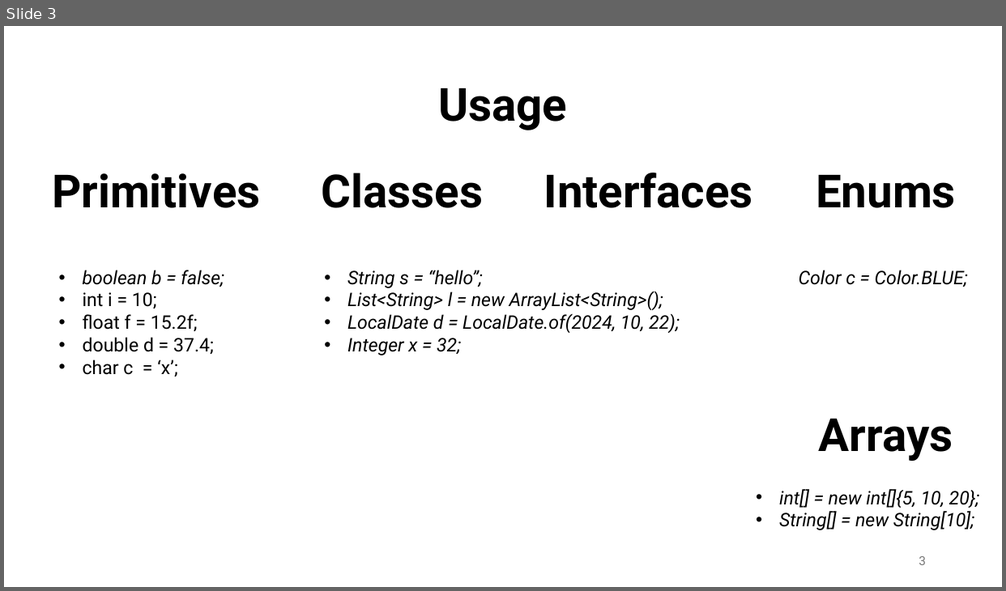
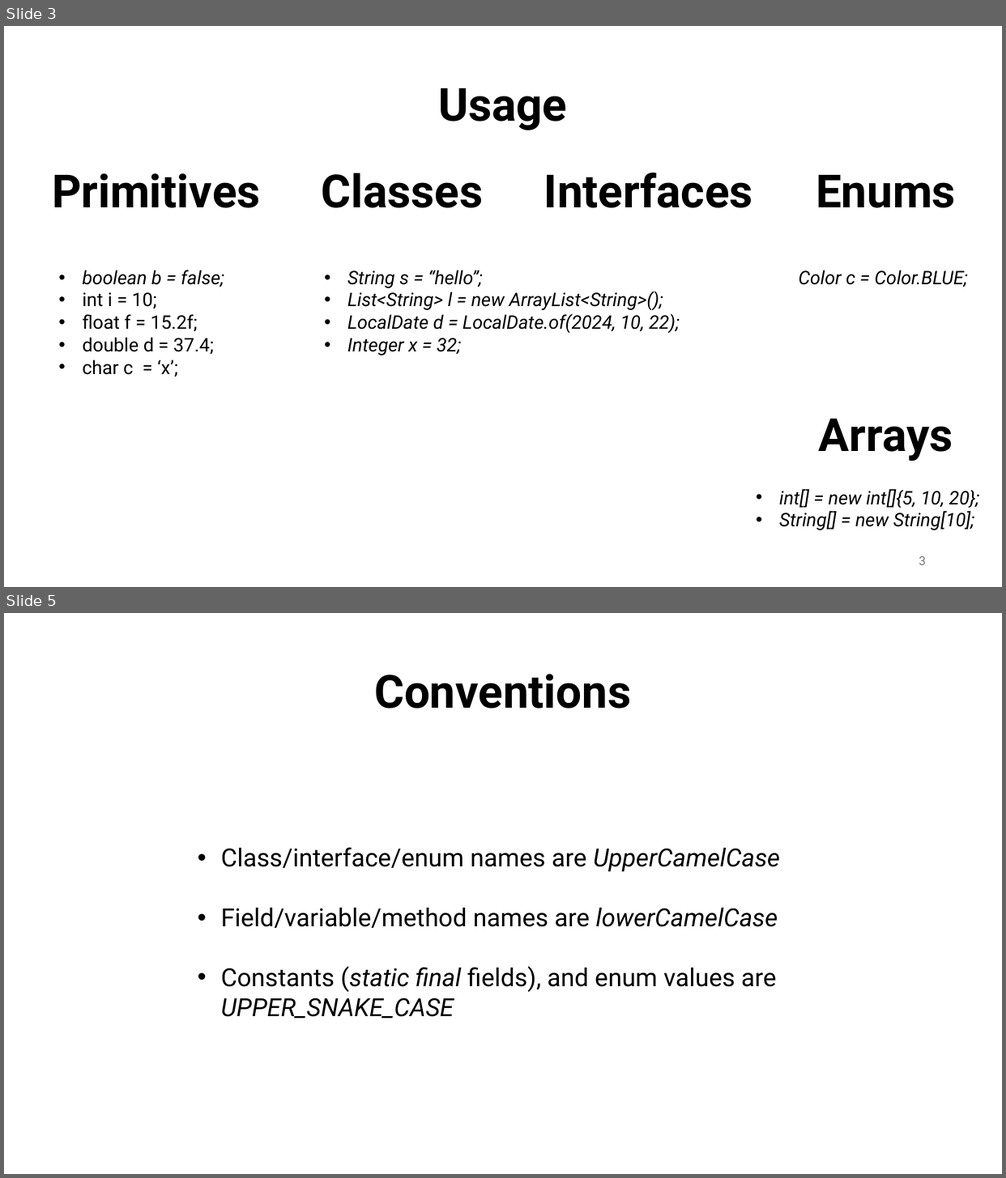
Before and after one commit to aminebag/distributed_systems, a slide deck: java.pptx. Shown one above the other, each under a label of ours: slide 3 before the commit, slides 3 and 5 after it; the slides between them are not shown. The pictures are 1006x591 and 1006x1178 pixels, drawn with LibreOffice and Linux fonts; fonts in the diff are those of the drawing. Boxes give left, top, right and bottom in pixels: in the first picture for what was removed or moved away, otherwise in the second. Text is boxed around its words. In the diff, an @@ line names an element or a change of style, - is before the commit and + after.

```diff
--- a/java.pptx
+++ b/java.pptx
@@ slide 5 added at bbox=[4, 613, 1002, 1174], background #FFFFFF @@
@@ text added at bbox=[374, 674, 631, 709], 44 pt, text #000000, bold @@
+Conventions
@@ text added at bbox=[221, 847, 780, 1019], 24 pt, text #000000 @@
+• Class/interface/enum names are UpperCamelCase
+• Field/variable/method names are lowerCamelCase
+• Constants (static final fields), and enum values are UPPER_SNAKE_CASE
```
Also in this commit, not shown: 6 slides changed, 6 other slides added, 1 slide removed, 1 other file.
